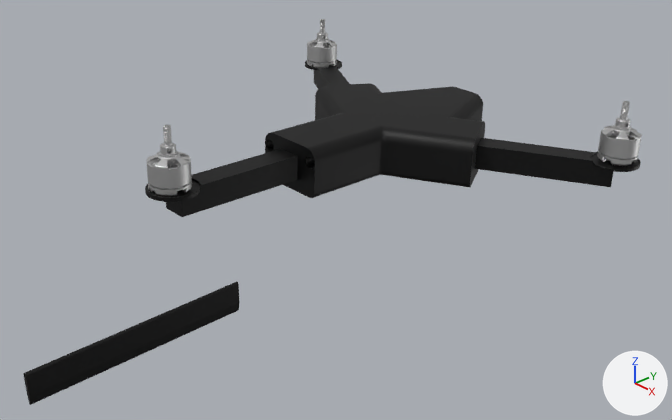
A saved change to the Blender file webots/meshes/blender/sevjr/rudder.blend.
Both versions are drawn from a 50 mm lens placed at (0.757, -0.751, 0.466), pointed at (0.065, -0.116, 0.005). Every picture has the same lights, and +X, +Y and +Z are marked at lower right. The picture after the commit comes second.

The first picture shows 'SEV Jr Body', 'SEV_Jr_Motor', 'SEV_Jr_Motor.001', 'SEV_Jr_Motor.003', 'SEV_Jr_Rudder'.
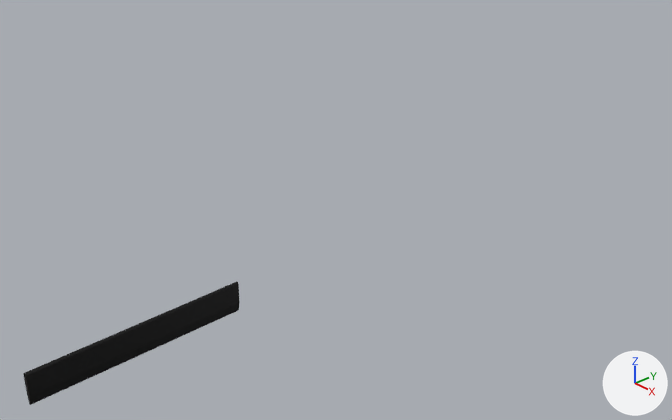
The newer file is also turned or shifted as a whole; pictures and numbers use the older file's frame.

Changed parts and their boxes (x1, y1, x2, y2) in the pictures (672 x 420 px):
'SEV Jr Body', deleted: before (145, 60, 641, 217)
'SEV_Jr_Motor', deleted: before (147, 125, 192, 196)
'SEV_Jr_Motor.001', deleted: before (597, 101, 642, 166)
'SEV_Jr_Motor.003', deleted: before (307, 19, 337, 68)

Patch to the scene script:
```diff
--- a/webots/meshes/blender/sevjr/rudder.blend.py
+++ b/webots/meshes/blender/sevjr/rudder.blend.py
@@ ob_sev_jr_body @@
-ob_sev_jr_body = bpy.data.objects.new('SEV Jr Body', me_sev_jr_body)
-ob_sev_jr_body.location = (0.0, 0.0, 0.0)
-ob_sev_jr_body.scale = (0.00147, 0.00147, 0.00147)
@@ ob_sev_jr_motor @@
-ob_sev_jr_motor = bpy.data.objects.new('SEV_Jr_Motor', me_sev_jr_motor_001)
-ob_sev_jr_motor.location = (-0.0152, -0.3021, 0.06)
-ob_sev_jr_motor.scale = (0.0016, 0.0016, 0.0016)
@@ ob_sev_jr_motor_001 @@
-ob_sev_jr_motor_001 = bpy.data.objects.new('SEV_Jr_Motor.001', me_sev_jr_motor_004)
-ob_sev_jr_motor_001.location = (0.2383, 0.1372, 0.046)
-ob_sev_jr_motor_001.scale = (0.0016, 0.0016, 0.0016)
@@ ob_sev_jr_motor_003 @@
-ob_sev_jr_motor_003 = bpy.data.objects.new('SEV_Jr_Motor.003', me_sev_jr_motor_006)
-ob_sev_jr_motor_003.location = (-0.2673, 0.1336, 0.0432)
-ob_sev_jr_motor_003.scale = (0.0016, 0.0016, 0.0016)
```
